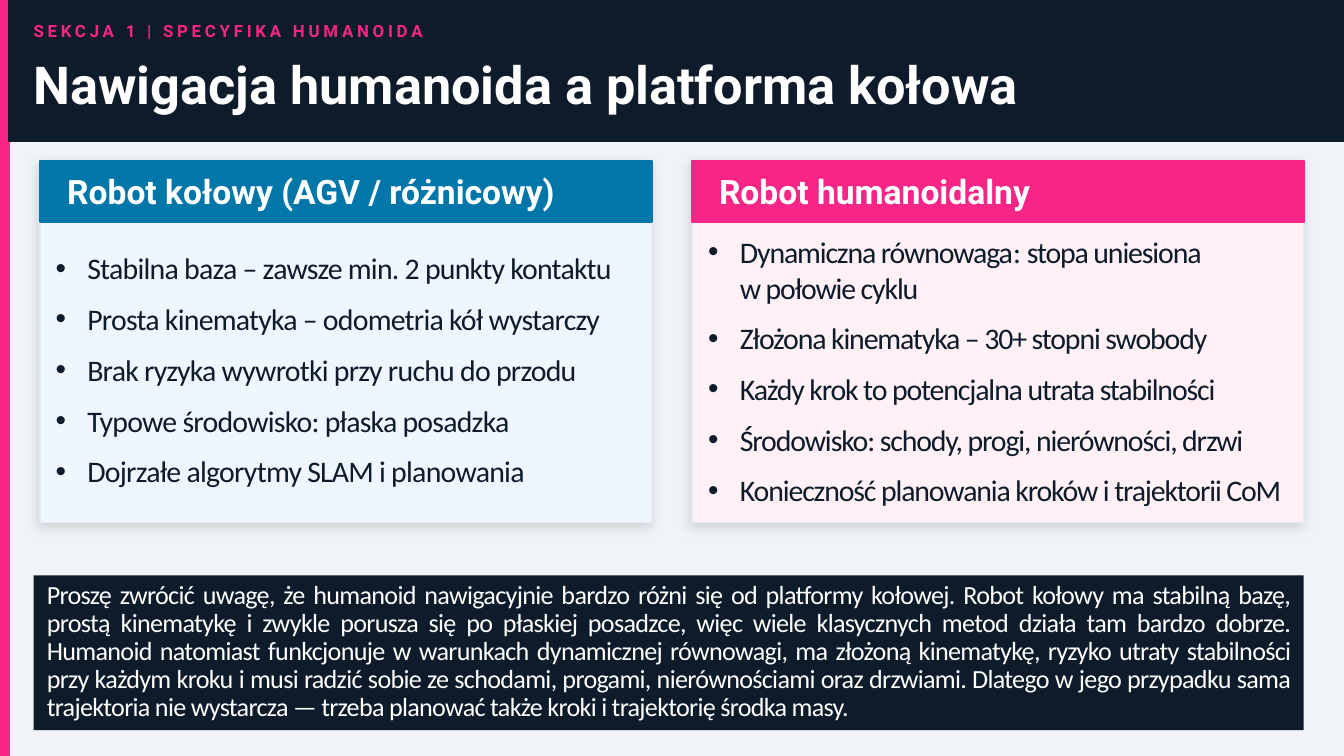
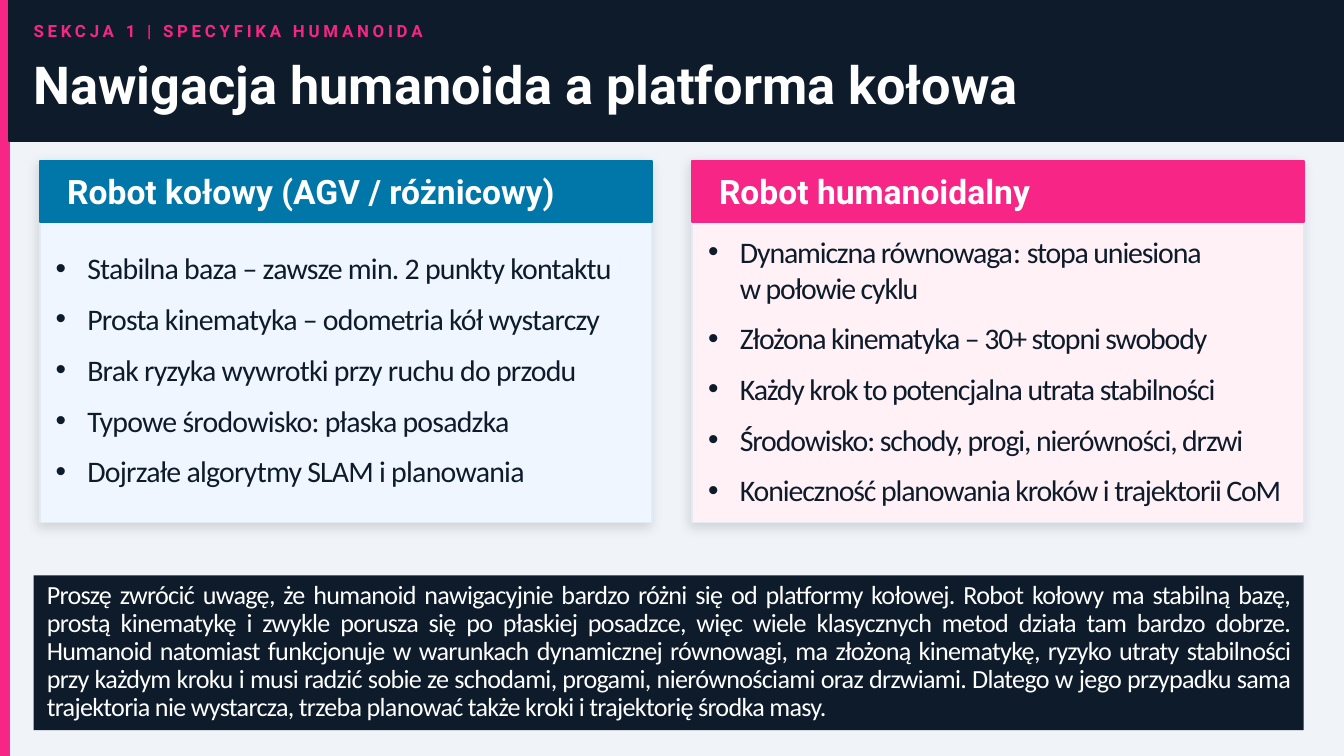
Before and after one commit to MatPomGit/MobileHub, a slide deck: slide 4 of zajecia/robo/robo_w1.pptx. Drawn at 1344x756 pixels with LibreOffice and Linux fonts; fonts in the diff are those of the drawing. Boxes give left, top, right and bottom in pixels: in the first picture for what was removed or moved away, otherwise in the second. Text is boxed around its words. In the diff, an @@ line names an element or a change of style, - is before the commit and + after.

```diff
--- a/zajecia/robo/robo_w1.pptx
+++ b/zajecia/robo/robo_w1.pptx
@@ text in rectangle at bbox=[47, 586, 1291, 721]: text changed @@
-Proszę zwrócić uwagę, że humanoid nawigacyjnie bardzo różni się od platformy kołowej. Robot kołowy ma stabilną bazę, prostą kinematykę i zwykle porusza się po płaskiej posadzce, więc wiele klasycznych metod działa tam bardzo dobrze. Humanoid natomiast funkcjonuje w warunkach dynamicznej równowagi, ma złożoną kinematykę, ryzyko utraty stabilności przy każdym kroku i musi radzić sobie ze schodami, progami, nierównościami oraz drzwiami. Dlatego w jego przypadku sama trajektoria nie wystarcza — trzeba planować także kroki i trajektorię środka masy.
+Proszę zwrócić uwagę, że humanoid nawigacyjnie bardzo różni się od platformy kołowej. Robot kołowy ma stabilną bazę, prostą kinematykę i zwykle porusza się po płaskiej posadzce, więc wiele klasycznych metod działa tam bardzo dobrze. Humanoid natomiast funkcjonuje w warunkach dynamicznej równowagi, ma złożoną kinematykę, ryzyko utraty stabilności przy każdym kroku i musi radzić sobie ze schodami, progami, nierównościami oraz drzwiami. Dlatego w jego przypadku sama trajektoria nie wystarcza, trzeba planować także kroki i trajektorię środka masy.
```
Also in this commit, not shown: 7 other slides changed, 9 other files.
